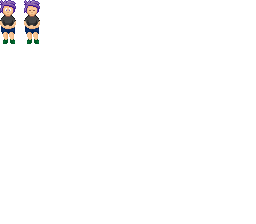
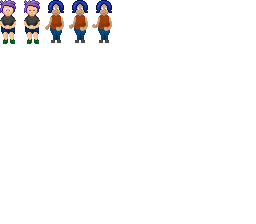
Revision of a layered 256x224 image; what changed, layer by layer:
added group "greg copy 2" with 4 layers in group "sprites" over (54, 0, 112, 43)
added layer "ink" (1st of 5, in "sprites" › "greg copy 2") in group "greg copy 2" over (54, 0, 112, 16)
added layer "fill" (1st of 5, in "sprites" › "greg copy 2") in group "greg copy 2" over (97, 1, 111, 15)
added layer "body" (1st of 4, in "sprites" › "greg copy 2") in group "greg copy 2" over (92, 8, 112, 31)
added layer "Layer 8" (1st of 3, in "sprites" › "greg copy 2") in group "greg copy 2" over (98, 28, 110, 43)
added group "greg copy" with 4 layers in group "sprites" over (69, 0, 88, 43)
added layer "ink" (2nd of 5, in "sprites" › "greg copy") in group "greg copy" over (72, 0, 88, 16)
added layer "fill" (2nd of 5, in "sprites" › "greg copy") in group "greg copy" over (73, 1, 87, 15)
added layer "body" (2nd of 4, in "sprites" › "greg copy") in group "greg copy" over (69, 8, 88, 31)
added layer "Layer 8" (2nd of 3, in "sprites" › "greg copy") in group "greg copy" over (74, 28, 86, 43)
added group "greg" with 4 layers in group "sprites" over (45, 0, 64, 43)
added layer "ink" (3rd of 5, in "sprites" › "greg") in group "greg" over (48, 0, 64, 16)
added layer "fill" (3rd of 5, in "sprites" › "greg") in group "greg" over (49, 1, 63, 15)
added layer "body" (3rd of 4, in "sprites" › "greg") in group "greg" over (45, 8, 64, 31)
added layer "Layer 8" (3rd of 3, in "sprites" › "greg") in group "greg" over (50, 28, 62, 43)
